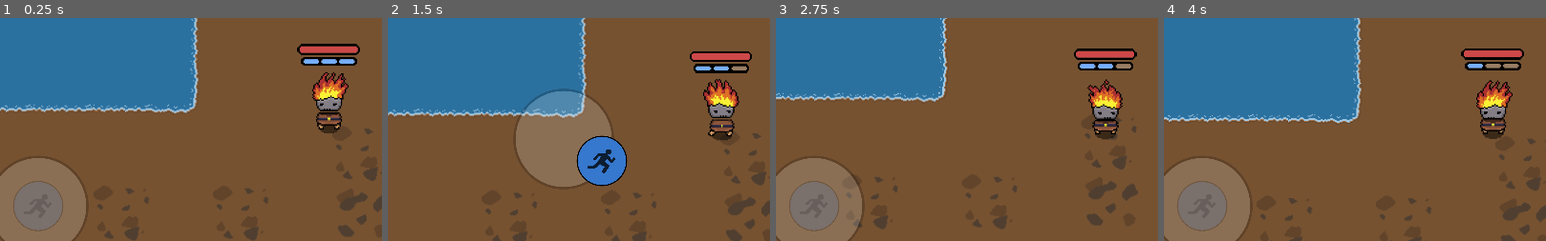
Above: before the commit, frames 1-4 (left to right).
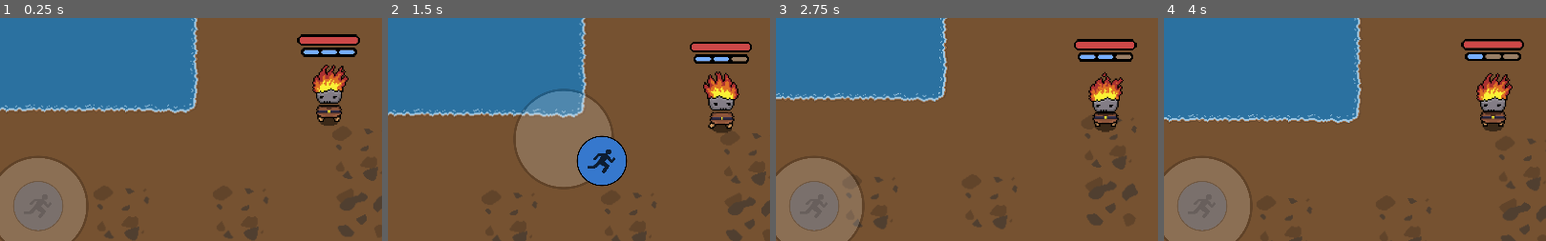
Above: after the commit, the same moments.

Repository: dephiloper/stay-alive
Game: Godot game, scene res://scenes/Game.tscn
Two runs of this game, one before a commit and one after it. Both use one fixed random seed, a clock stepped at 60 frames per second and the inputs below.
Inputs (mouse positions are % of the whole screen's width and height, from its top left):
- Up to frame 1 (0.25 s): no input
- Up to frame 2 (1.5 s): move the mouse to (72, 45) at 0.52 s; hold D (right) 0.53-1.25 s; click (72, 45) at 0.6 s; drag from (30, 55) to (45, 70) at 1.27 s
- Up to frame 3 (2.75 s): move the mouse to (60, 28) at 2.02 s; hold D (right) from 2.03 s (still down); click (60, 28) at 2.1 s
- Up to frame 4 (4 s): release D (right) at 2.75 s; drag from (45, 70) to (20, 35) at 2.77 s; move the mouse to (80, 65) at 3.52 s; hold A (left) from 3.53 s (still down); click (80, 65) at 3.6 s
The pictures show only the part of the screen within x 7-57%, y 28-78%; the shares and areas given below are measured in that part.

The runs differ from the first frame. In frame 1, 3.9% of the frame differs, in the area x 77-95%, y 7-52%; in frame 2, 3.9%, in the area x 79-96%, y 10-55%; in frame 3, 3.8%; in frame 4, 3.8%.

Commit message:
refactored player
created attack areas

Diff:
--- /dev/null
+++ b/scenes/CircularAttackArea.gd
@@ -0,0 +1,12 @@
+extends Sprite
+
+const MAX_RADIUS: int = 150
+
+func enable() -> void:
+	modulate = Color("80d99934")
+
+func disable() -> void:
+	modulate = Color("80aa3030")
+
+func set_direction(dir: Vector2) -> void:
+	position = dir * MAX_RADIUS
--- /dev/null
+++ b/scenes/CircularAttackArea.tscn
@@ -0,0 +1,10 @@
+[gd_scene load_steps=3 format=2]
+
+[ext_resource path="res://img/attack_areas/cirular-attack-area.png" type="Texture" id=1]
+[ext_resource path="res://scenes/CircularAttackArea.gd" type="Script" id=2]
+
+[node name="CircularAttackArea" type="Sprite"]
+modulate = Color( 0.85098, 0.6, 0.203922, 0.501961 )
+z_index = -1
+texture = ExtResource( 1 )
+script = ExtResource( 2 )
--- a/scenes/FireUltimate.tscn
+++ /dev/null
@@ -1,11 +0,0 @@
-[gd_scene load_steps=2 format=2]
-
-[sub_resource type="CapsuleShape2D" id=1]
-radius = 22.0
-height = 102.0
-
-[node name="Area2D" type="Area2D"]
-
-[node name="CollisionShape2D" type="CollisionShape2D" parent="."]
-rotation = 1.5708
-shape = SubResource( 1 )
--- a/scenes/Game.tscn
+++ b/scenes/Game.tscn
@@ -647,11 +647,13 @@
 position = Vector2( 516.324, 488.565 )
 [connection signal="direction_change" from="UI/MovementJoystick" to="YSort/Player" method="_on_MovementJoystick_direction_change"]
 [connection signal="direction_change" from="UI/AttackJoystick" to="YSort/Player" method="_on_AttackJoystick_direction_change"]
+[connection signal="stick_pressed" from="UI/AttackJoystick" to="YSort/Player" method="_on_AttackJoystick_stick_pressed"]
 [connection signal="stick_pressed" from="UI/AttackJoystick" to="UI/SpecialJoystick" method="_on_Neighbor_Joystick_stick_pressed"]
 [connection signal="stick_released" from="UI/AttackJoystick" to="YSort/Player" method="_on_AttackJoystick_stick_released"]
 [connection signal="stick_released" from="UI/AttackJoystick" to="UI/SpecialJoystick" method="_on_Neighbor_Joystick_stick_released"]
-[connection signal="direction_change" from="UI/SpecialJoystick" to="YSort/Player" method="_on_AttackJoystick_direction_change"]
+[connection signal="direction_change" from="UI/SpecialJoystick" to="YSort/Player" method="_on_SpecialJoystick_direction_change"]
+[connection signal="stick_pressed" from="UI/SpecialJoystick" to="YSort/Player" method="_on_SpecialJoystick_stick_pressed"]
 [connection signal="stick_pressed" from="UI/SpecialJoystick" to="UI/AttackJoystick" method="_on_Neighbor_Joystick_stick_pressed"]
-[connection signal="stick_released" from="UI/SpecialJoystick" to="YSort/Player" method="_on_AttackJoystick_stick_released"]
+[connection signal="stick_released" from="UI/SpecialJoystick" to="YSort/Player" method="_on_SpecialJoystick_stick_released"]
 [connection signal="stick_released" from="UI/SpecialJoystick" to="UI/AttackJoystick" method="_on_Neighbor_Joystick_stick_released"]
 [connection signal="timeout" from="SpawnTimer" to="." method="_on_SpawnTimer_timeout"]
--- a/scenes/Player.tscn
+++ b/scenes/Player.tscn
@@ -25,6 +25,8 @@
 [ext_resource path="res://img/demon/idle/demon_idle11.png" type="Texture" id=23]
 [ext_resource path="res://img/demon/idle/demon_idle10.png" type="Texture" id=24]
 [ext_resource path="res://img/demon/idle/demon_idle12.png" type="Texture" id=25]
+[ext_resource path="res://scenes/CircularAttackArea.tscn" type="PackedScene" id=26]
+[ext_resource path="res://scenes/RangeAttackArea.tscn" type="PackedScene" id=27]
 [ext_resource path="res://scenes/HealthBar.tscn" type="PackedScene" id=32]
 [ext_resource path="res://scenes/StaminaBar.tscn" type="PackedScene" id=33]
 [ext_resource path="res://img/stamina_bar/border.png" type="Texture" id=34]
@@ -47,35 +49,26 @@
 [node name="Player" type="KinematicBody2D"]
 collision_mask = 6
 script = ExtResource( 2 )
+attack_area_scene = ExtResource( 27 )
+special_area_scene = ExtResource( 26 )
 
 [node name="Sprite" type="AnimatedSprite" parent="."]
-position = Vector2( 0, -12 )
+position = Vector2( 0, -20 )
 scale = Vector2( 0.7, 0.7 )
 frames = SubResource( 1 )
 animation = "walk"
 
 [node name="CollisionShape2D" type="CollisionShape2D" parent="."]
-position = Vector2( -1, 8 )
 z_index = 1
 shape = SubResource( 2 )
-
-[node name="AttackArea" type="ColorRect" parent="."]
-self_modulate = Color( 1, 1, 1, 0.392157 )
-margin_top = -15.0
-margin_right = 200.0
-margin_bottom = 15.0
-rect_pivot_offset = Vector2( 0, 15 )
-__meta__ = {
-"_edit_use_anchors_": false
-}
 
 [node name="UI" type="Control" parent="."]
 anchor_right = 1.0
 anchor_bottom = 1.0
 margin_left = -64.0
-margin_top = -77.0
+margin_top = -87.0
 margin_right = 64.0
-margin_bottom = -47.0
+margin_bottom = -57.0
 __meta__ = {
 "_edit_use_anchors_": false
 }
--- /dev/null
+++ b/scenes/RangeAttackArea.tscn
@@ -0,0 +1,12 @@
+[gd_scene load_steps=3 format=2]
+
+[ext_resource path="res://img/attack_areas/range-attack-area.png" type="Texture" id=1]
+[ext_resource path="res://scripts/RangeAttackArea.gd" type="Script" id=2]
+
+[node name="RangeAttackArea" type="Sprite"]
+modulate = Color( 1, 1, 1, 0.501961 )
+scale = Vector2( 0.8, 0.8 )
+z_index = -1
+texture = ExtResource( 1 )
+offset = Vector2( 100, 0 )
+script = ExtResource( 2 )
--- a/scenes/StaminaBar.tscn
+++ b/scenes/StaminaBar.tscn
@@ -2,7 +2,8 @@
 
 [ext_resource path="res://img/stamina_bar/progress.png" type="Texture" id=1]
 [ext_resource path="res://img/stamina_bar/border_alternative.png" type="Texture" id=2]
-[ext_resource path="res://scenes/StaminaBar.gd" type="Script" id=3]
+[ext_resource path="res://scripts/StaminaBar.gd" type="Script" id=3]
+
 
 [node name="StaminaBar" type="TextureProgress"]
 anchor_right = 1.0
--- a/scripts/Player.gd
+++ b/scripts/Player.gd
@@ -1,6 +1,9 @@
 extends KinematicBody2D
 
 onready var fire_spell_scene = preload("res://scenes/FireSpell.tscn")
+
+export(PackedScene) var attack_area_scene
+export(PackedScene) var special_area_scene
 
 const MOVEMENT_SPEED: int = 100
 const SPELL_SPAWN_DISTANCE_SCALE: int = 20
@@ -8,19 +11,90 @@
 const MAX_HEALTH: float = 100.0
 const MAX_STAMINA: int = 3
 
+# player stats
+var _health: float
+var _stamina: int
+
+var _attack_area: Node2D
+var _special_area: Node2D
+
 var _move_direction: Vector2 = Vector2.ZERO
 var _prev_move_direction: Vector2 = Vector2.ZERO
-var _aim_direction: Vector2 = Vector2.ZERO
-var _health: float
-var _stamina: int
+var _attack_direction: Vector2 = Vector2.ZERO
+var _special_direction: Vector2 = Vector2.ZERO
+var _attack_pressed: bool = false
+var _special_pressed: bool = false
 
 func hit(damage: int):
 	_change_health(_health - damage)
 
+func _init() -> void:
+	GameState.register_player(self)
+
+func _ready() -> void:
+	$Sprite.play("idle")
+	_change_health(MAX_HEALTH)
+	_change_stamina(MAX_STAMINA)
+
+	_attack_area = attack_area_scene.instance()
+	_special_area = special_area_scene.instance()
+	add_child(_attack_area)
+	add_child(_special_area)
+
+func _process(delta) -> void:
+	move_and_slide(_move_direction * MOVEMENT_SPEED)
+	if _move_direction != _prev_move_direction:
+		_process_animations(_move_direction)
+		_prev_move_direction = _move_direction
+
+	_process_attack(_attack_area, _attack_direction, _stamina == 0, _attack_pressed and _attack_direction != Vector2.ZERO)
+	_process_attack(_special_area, _special_direction, _stamina == 0, _special_pressed)
+
+func _process_animations(dir: Vector2) -> void:
+	if dir != Vector2.ZERO: $Sprite.play("walk")
+	else: $Sprite.play("idle")
+
+	if dir.x > 0: $Sprite.flip_h = true
+	else: $Sprite.flip_h = false
+
+func _process_attack(area: Node2D, dir: Vector2, on_cooldown: bool, is_visible: bool):
+	area.visible = is_visible
+	area.set_direction(dir)
+
+	if on_cooldown: _attack_area.disable()
+	else: _attack_area.enable()
+
+func _change_health(value: float) -> void:
+	_health = min(MAX_HEALTH, max(0.0, value))
+	$UI/HealthBar.update_value(_health)
+
+func _change_stamina(value: int) -> void:
+	_stamina = min(MAX_STAMINA, max(0.0, value))
+	$UI/StaminaBar.update_value(_stamina)
+
+func _on_StaminaTimer_timeout() -> void:
+	_change_stamina(_stamina + 1)
+	if _stamina < MAX_STAMINA:
+		$StaminaTimer.start()
+
 func _on_MovementJoystick_direction_change(dir) -> void:
 	_move_direction = dir
 
-func _on_AttackJoystick_stick_released(dir):
+func _on_AttackJoystick_direction_change(dir) -> void:
+	_attack_direction = dir
+
+func _on_SpecialJoystick_direction_change(dir) -> void:
+	_special_direction = dir
+
+func _on_AttackJoystick_stick_pressed() -> void:
+	_attack_pressed = true
+
+func _on_SpecialJoystick_stick_pressed() -> void:
+	_special_pressed = true
+
+func _on_AttackJoystick_stick_released(dir) -> void:
+	_attack_pressed = false
+
 	if $StaminaTimer.is_stopped():
 		$StaminaTimer.start()
 
@@ -35,53 +109,5 @@
 	get_node("/root/Game/YSort").add_child(fire_spell)
 	_change_stamina(_stamina - 1)
 
-func _on_AttackJoystick_direction_change(dir) -> void:
-	_aim_direction = dir
-
-func _on_StaminaTimer_timeout():
-	_change_stamina(_stamina + 1)
-	if _stamina < MAX_STAMINA:
-		$StaminaTimer.start()
-
-func _init() -> void:
-	GameState.register_player(self)
-
-func _ready() -> void:
-	$Sprite.play("idle")
-	_change_health(MAX_HEALTH)
-	_change_stamina(MAX_STAMINA)
-
-func _process(delta) -> void:
-	move_and_slide(_move_direction * MOVEMENT_SPEED)
-	if _move_direction != _prev_move_direction:
-		_process_animations(_move_direction)
-		_prev_move_direction = _move_direction
-
-	var relative_aim_dir: Vector2 = position + _aim_direction
-
-	if _aim_direction == Vector2.ZERO:
-		$AttackArea.visible = false
-	else:
-		$AttackArea.visible = true
-
-	$AttackArea.set_rotation(relative_aim_dir.angle_to_point(position))
-
-	if _stamina == 0: $AttackArea.color = Color.red
-	else: $AttackArea.color = Color.white
-
-func _process_animations(dir) -> void:
-	if dir == Vector2.ZERO:
-		$Sprite.play("idle")
-	else:
-		$Sprite.play("walk")
-
-		if dir.x > 0: $Sprite.flip_h = true
-		else: $Sprite.flip_h = false
-
-func _change_health(value: float) -> void:
-	_health = min(MAX_HEALTH, max(0.0, value))
-	$UI/HealthBar.update_value(_health)
-
-func _change_stamina(value: int) -> void:
-	_stamina = min(MAX_STAMINA, max(0.0, value))
-	$UI/StaminaBar.update_value(_stamina)
+func _on_SpecialJoystick_stick_released(dir):
+	_special_pressed = false
--- /dev/null
+++ b/scripts/RangeAttackArea.gd
@@ -0,0 +1,11 @@
+extends Sprite
+
+func enable() -> void:
+	modulate = Color("60ffffff")
+
+func disable() -> void:
+	modulate = Color("80aa3030")
+
+func set_direction(dir: Vector2) -> void:
+	var relative_direction = position + dir
+	set_rotation(relative_direction.angle_to_point(position))
Binary file added: aseprite/attack-areas/cirular-attack-area.aseprite
Binary file added: aseprite/attack-areas/cirular-attack-area.png
Not shown, added: aseprite/attack-areas/cirular-attack-area.png.import
Binary file added: aseprite/attack-areas/range-attack-area.aseprite
Binary file added: img/attack_areas/cirular-attack-area.png
Not shown, added: img/attack_areas/cirular-attack-area.png.import
Binary file added: img/attack_areas/range-attack-area.png
Not shown, added: img/attack_areas/range-attack-area.png.import
Not shown: 1 places in scenes/Player.tscn that only renumber resources
Renamed: scenes/StaminaBar.gd -> scripts/StaminaBar.gd
